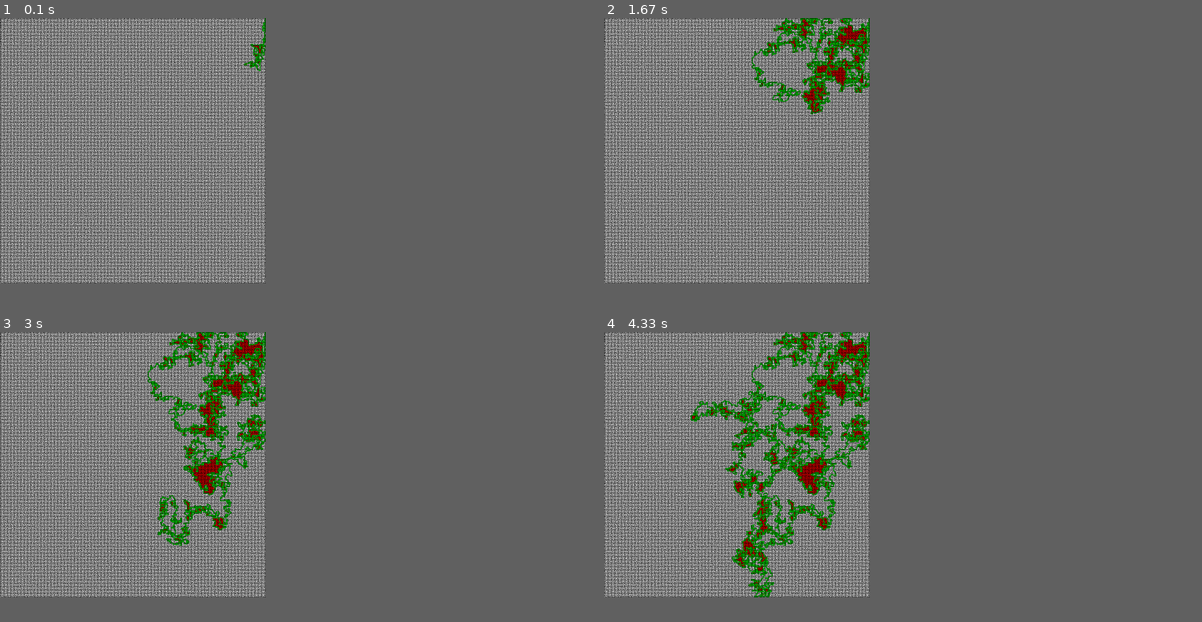
Above: before the commit, frames 1-4 (two rows, left to right).
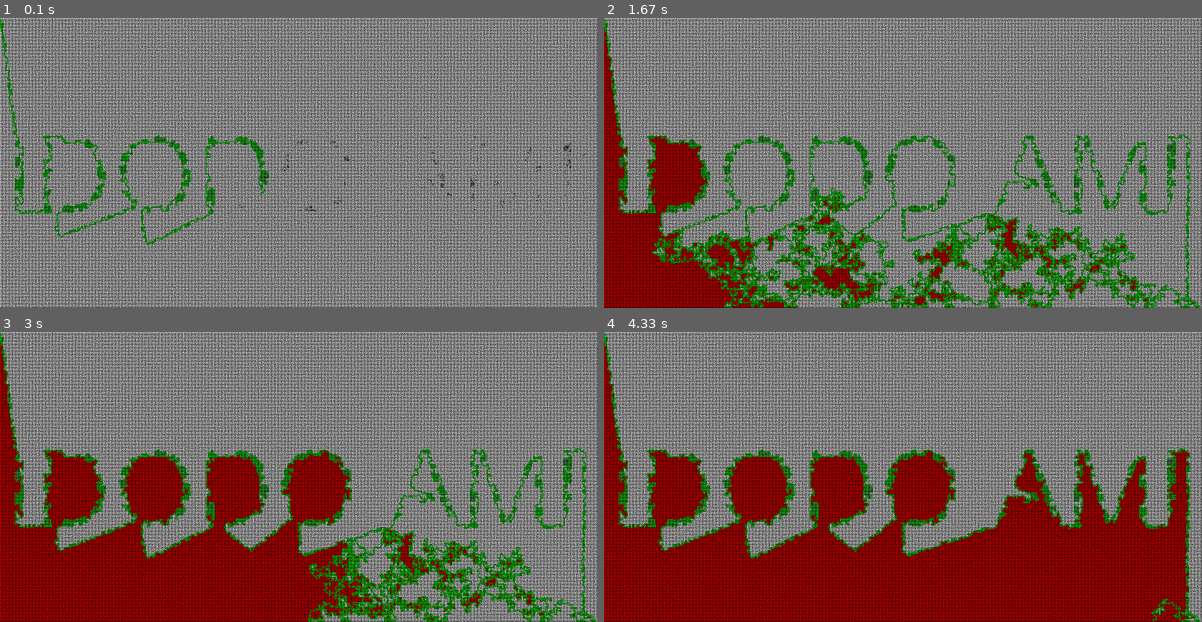
Above: after the commit, the same moments.

Repository: gnhnjac/YudAlef
Game: pygame game, started from NetworkYudAlef/Python/Maze/solve.py
The game is run twice, just before and just after one commit, with the same random seed, the same clock (stepped at 60 frames per second) and the same inputs.
Inputs:
- Up to frame 1 (0.1 s): no input
- Up to frame 2 (1.67 s): no input
- Up to frame 3 (3 s): no input
- Up to frame 4 (4.33 s): no input
In our replay, the window is 400x400 before the commit and 900x437 after it. These sizes can differ from the game's own. Grey fills any space a smaller window leaves; there, only what the larger window draws over its background counts as a difference.

The runs differ from the first frame. In frame 1, 68% of the frame differs, in the area x 0-100%, y 0-100%; in frame 2, 75%; in frame 3, 79%; in frame 4, 83%.

Commit message:
Finished maze

Diff:
--- a/NetworkYudAlef/Python/Maze/buildfromimg.py
+++ b/NetworkYudAlef/Python/Maze/buildfromimg.py
@@ -1,14 +1,36 @@
 import os
-from PIL import Image
+from PIL import Image,ImageDraw
 import random
 
+class cell:
+
+    def __init__(self, i:int,j:int) -> None:
+        # pos
+        self.i = i
+        self.j = j
+
+        # has partner
+        self.left = False
+        self.right = False
+        self.top = False
+        self.bot = False
+
+        # visited
+        self.visited = False
+
 path = os.path.dirname(os.path.realpath(__file__))
 
-im = Image.open(path+"\\img.jpg").convert("RGB")
+im = Image.open(path+"\\img2.jpg").convert("RGB")
 
 width,height=im.size
 
 begin_pos = None
+
+maze = []
+for i in range(width):
+    maze.append([])
+    for j in range(height):
+        maze[i].append(cell(i,j))
 
 for i in range(width):
 
@@ -22,30 +44,14 @@
     print("NO BLACK PIXELS FOUND")
     exit(1)
 
+
 im.putpixel(begin_pos,(255,0,0))
 
 path = []
 path.append(begin_pos)
 
-def get_neighbors(cell):
-
-    amt = 0
-
-    x = cell[0]
-    y = cell[1]
-
-    if im.getpixel((x,y+1)) == (0,0,0):
-        amt+=1
-    if im.getpixel((x,y-1)) == (0,0,0):
-        amt+=1
-    if im.getpixel((x+1,y)) == (0,0,0):
-        amt+=1
-    if im.getpixel((x-1,y)) == (0,0,0):
-        amt+=1
-
-    return amt
-
 quarantined = []
+
 def step():
 
     if len(path) == 0:
@@ -64,55 +70,181 @@
         try_x = x + choice[0]
         try_y = y + choice[1]
 
-        if im.getpixel((try_x,try_y)) == (0,0,0): #and current not in quarantined:
+        if im.getpixel((try_x,try_y)) == (0,0,0) and (try_x,try_y) not in quarantined:
             path.append((try_x,try_y))
-            #quarantined.clear()
             return
 
         arr.remove(choice)
-
-    while(get_neighbors(current) < 2):
-        path.pop(len(path)-1)
-        if len(path) == 0:
-            path.append(begin_pos)
-        current = path[len(path)-1]
-        x = current[0]
-        y = current[1]
-        im.putpixel((x,y),(0,0,0))
-    #quarantined.append(current)
-
-
-import pygame
-
-# display image using pygame
-
-# initialize pygame
-pygame.init()
-
-# create a surface on screen that has the size of the maze
-screen = pygame.display.set_mode((width*2,height*2)) # (500,500))
-clock = pygame.time.Clock()
-# main loop
+    im.putpixel(path[-1:][0],(0,0,0))
+    im.putpixel(path[-2:][0], (0, 0, 0))
+    quarantined.append(path[-1:][0])
+    quarantined.append(path[-2:][0])
+    del path[-2:]
+
+# import pygame
+#
+# # display image using pygame
+#
+# # initialize pygame
+# pygame.init()
+#
+# # create a surface on screen that has the size of the maze
+# screen = pygame.display.set_mode((width*2,height*2)) # (500,500))
+# clock = pygame.time.Clock()
+#
+# quar = 0
+#
+# # main loop
+# done = False
+# while not done:
+#     # event handling, gets all event from the event queue
+#     for event in pygame.event.get():
+#         # only do something if the event is of type QUIT
+#         if event.type == pygame.QUIT:
+#             # change the value to False, to exit the main loop
+#             done = True
+#     # draw the maze on the screen
+#     picture = pygame.image.fromstring(im.tobytes(), im.size, im.mode)
+#     picture = pygame.transform.scale(picture, (width*2, height*2))
+#     screen.blit(picture, (0,0,50,50))
+#     # update the screen
+#     pygame.display.flip()
+#     clock.tick(100)
+#     try:
+#         for i in range(10000):
+#             quar += 1
+#             if quar % 2000 == 0:
+#                 quarantined.clear()
+#             step()
+#             # 650 223
+#             if len(path) > 0 and abs(path[-1:][0][0]-650) < 20 and abs(path[-1:][0][1]-223) < 20:
+#                 done = True
+#                 break
+#     except Exception as e:
+#         print(e)
+#         done = True
+#         break
+quar = 0
 done = False
 while not done:
-    # event handling, gets all event from the event queue
-    for event in pygame.event.get():
-        # only do something if the event is of type QUIT
-        if event.type == pygame.QUIT:
-            # change the value to False, to exit the main loop
-            done = True
-    # draw the maze on the screen
-    picture = pygame.image.fromstring(im.tobytes(), im.size, im.mode)
-    picture = pygame.transform.scale(picture, (width*2, height*2))
-    screen.blit(picture, (0,0,50,50))
-    # update the screen
-    pygame.display.flip()
-    clock.tick(100)
+    quar += 1
+    if quar % 2000 == 0:
+        quarantined.clear()
     try:
-        for i in range(1000):
-            step()
+        step()
     except:
         done = True
         break
-
-print(path)
+    # 650 223
+    if len(path) > 0 and abs(path[-1:][0][0] - (width-2)) < 1 and abs(path[-1:][0][1] - height-1) < 1:
+        done = True
+        break
+
+for i in range(width):
+
+    for j in range(height):
+
+        if im.getpixel((i,j)) == (255,0,0):
+            im.putpixel((i,j),(0,0,0))
+        if im.getpixel((i,j)) == (0,255,0):
+            path.append((i,j))
+
+for k in range(len(path)-1):
+    i = path[k][0]
+    j = path[k][1]
+    next_i = path[k+1][0]
+    next_j = path[k+1][1]
+    im.putpixel((i,j),(0,255,0))
+    maze[i][j].visited = True
+
+    diff = (next_i-i,next_j-j)
+
+    if diff == (-1,0):
+        maze[i][j].top = True
+        maze[next_i][next_j].bot = True
+    elif diff == (1,0):
+        maze[i][j].bot = True
+        maze[next_i][next_j].top = True
+    elif diff == (0,1):
+        maze[i][j].right = True
+        maze[next_i][next_j].left = True
+    elif diff == (0,-1):
+        maze[i][j].left = True
+        maze[next_i][next_j].right = True
+print("DONE COMPUTING BASE MAZE")
+
+i = 0
+j = 0
+stack = []
+cell = maze[i][j]
+#cell.visited = True
+stack.append(cell)
+
+while len(stack) > 0:
+    cell = stack.pop(0)
+    i = cell.i
+    j = cell.j
+
+    placed = False
+    arr = [0,1,2,3]
+    while not placed and len(arr) > 0:
+        choice = random.choice(arr)
+
+        if cell.right == False and j+1 < len(maze[0]) and maze[i][j+1].visited == False and choice == 0:
+            stack.insert(0,cell)
+            cell.right = True
+            maze[i][j+1].left = True
+            maze[i][j+1].visited = True
+            stack.insert(0,maze[i][j+1])
+            placed = True
+        if cell.left == False and j-1 >= 0 and maze[i][j-1].visited == False and choice == 1:
+            stack.insert(0,cell)
+            cell.left = True
+            maze[i][j-1].right = True
+            maze[i][j-1].visited = True
+            stack.insert(0,maze[i][j-1])
+            placed = True
+        if cell.top == False and i-1 >= 0 and maze[i-1][j].visited == False and choice == 2:
+            stack.insert(0,cell)
+            cell.top = True
+            maze[i-1][j].bot = True
+            maze[i-1][j].visited = True
+            stack.insert(0,maze[i-1][j])
+            placed = True
+        if cell.bot == False and i+1 < len(maze) and maze[i+1][j].visited == False and choice == 3:
+            stack.insert(0,cell)
+            cell.bot = True
+            maze[i+1][j].top = True
+            maze[i+1][j].visited = True
+            stack.insert(0,maze[i+1][j])
+            placed = True
+
+        arr.remove(choice)
+
+print("DONE MAKING MAZE")
+
+maze_img = Image.new('RGB',(width*2,height*2))
+white = (255,255,255)
+black = (0,0,0)
+for i in range(width):
+    for j in range(height):
+
+        try:
+
+            maze_img.putpixel((i*2,j*2),white)
+
+            maze_img.putpixel((i*2+1,j*2),(black if maze[i][j].bot == False else white))
+
+            maze_img.putpixel((i*2-1,j*2),(black if maze[i][j].top == False else white))
+
+            maze_img.putpixel((i*2,j*2+1),(black if maze[i][j].right == False else white))
+
+            maze_img.putpixel((i*2,j*2-1),(black if maze[i][j].left == False else white))
+        except:
+            continue
+maze_img.putpixel((width-2,height-1),white)
+maze_img.show()
+
+maze_img.save("yossiword.png")
+
+im.show()
--- a/NetworkYudAlef/Python/Maze/solve.py
+++ b/NetworkYudAlef/Python/Maze/solve.py
@@ -10,7 +10,7 @@
 
 path = os.path.dirname(os.path.realpath(__file__))
 
-maze = Image.open(path+"\\yossimaze.png").convert('RGB')
+maze = Image.open(path+"\\idod.png").convert('RGB')
 
 width,height = maze.size
 
@@ -20,8 +20,8 @@
 
 links = {}
 
-#stack.append((0,0))
-stack.append((width-2,0))
+stack.append((0,0))
+#stack.append((width-2,0))
 start = True
 def step():
     global start
@@ -75,7 +75,7 @@
     # update the screen
     pygame.display.flip()
     clock.tick(100)
-    for i in range(100):
+    for i in range(1000):
         try:
             step()
         except Exception as e:
Binary file added: NetworkYudAlef/Python/Maze/idod.png
Binary file changed: NetworkYudAlef/Python/Maze/img.jpg
Binary file added: NetworkYudAlef/Python/Maze/img2.jpg
Binary file added: NetworkYudAlef/Python/Maze/yossiword.png
Not shown, changed: CSYud-Alef/BinTrees/BinTrees/BSTUtils.cs
Not shown, changed: CSYud-Alef/BinTrees/BinTrees/Program.cs
Not shown, changed: CSYud-Alef/BinTrees/BinTrees/TreeUtils.cs
